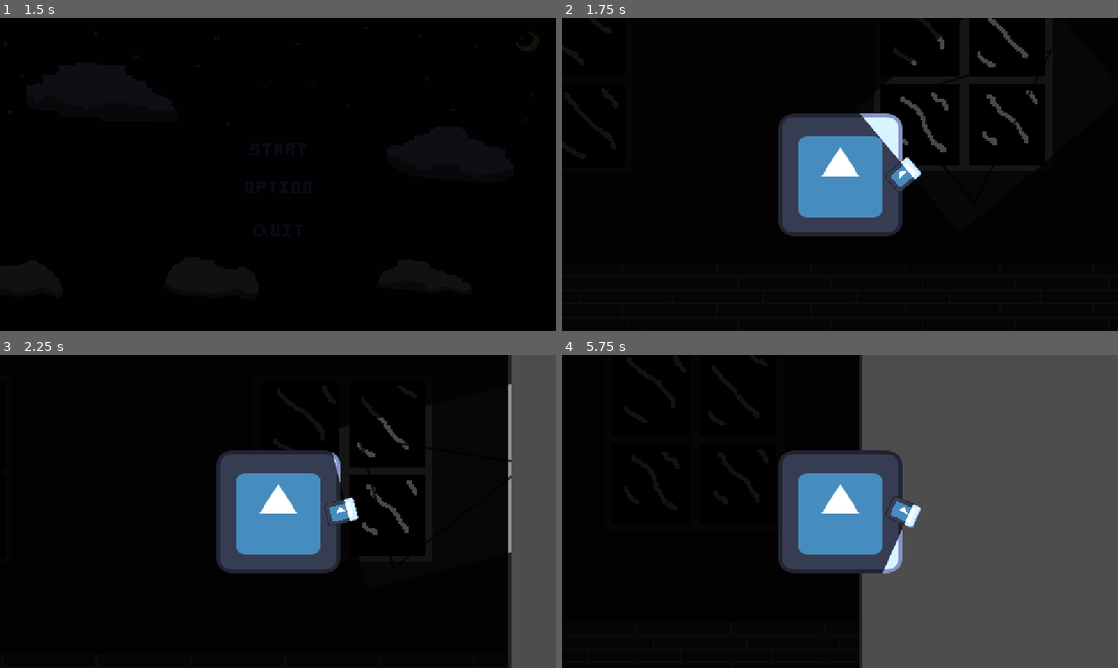
Above: before the commit, frames 1-4 (two rows, left to right).
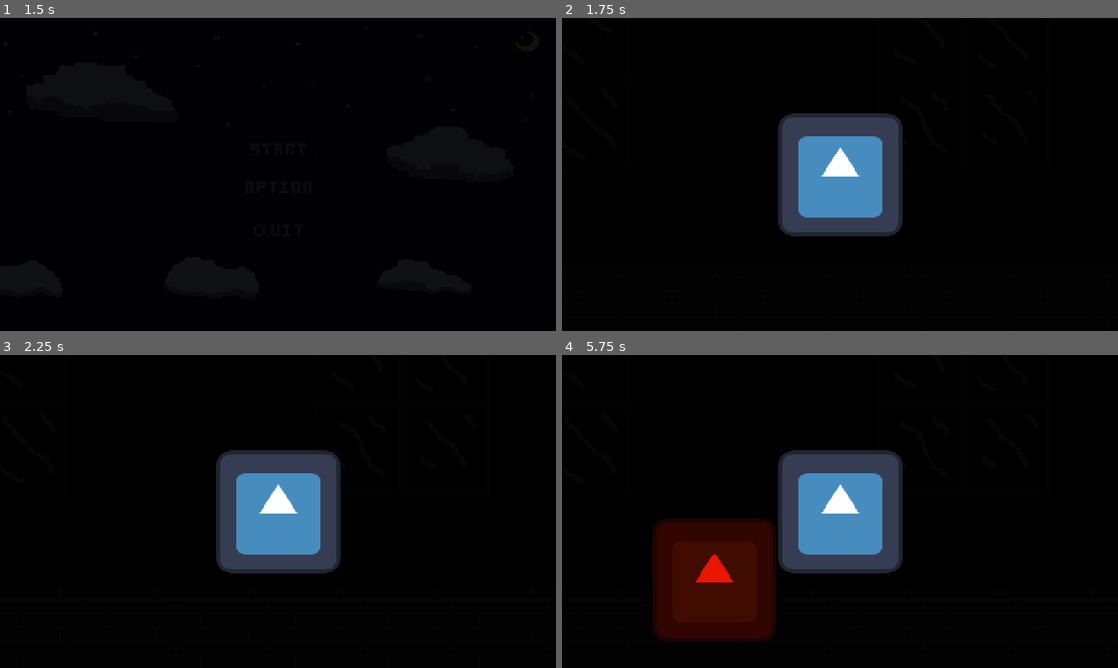
Above: after the commit, the same moments.

Repository: Menamejeff34/GameJam1
Game: Godot game, scene res://Scenes/TitleScreen/TitleScreen.tscn
The game is run twice, just before and just after one commit, with the same random seed, the same clock (stepped at 60 frames per second) and the same inputs. The engine's default icon, where the game draws it, is replaced by a stand-in: a white triangle on a blue panel in a dark square.
Inputs (mouse positions are in pixels of both pictures, inside the frame that each line leads up to):
- Up to frame 1 (1.5 s): click (278, 149) at 0.5 s; click (278, 149) at 1.25 s
- Up to frame 2 (1.75 s): no input
- Up to frame 3 (2.25 s): tap Enter (ui_accept) at 2, 2.1 s; move the mouse to (400, 495) at 2.02 s; hold Right (ui_right) from 2.03 s (still down); click (400, 495) at 2.17 s
- Up to frame 4 (5.75 s): tap Enter (ui_accept) at 2.27, 2.57, 3.8, 5, 5.27, 5.3, 5.57 s; release Right (ui_right) at 2.75 s; drag from (728, 527) to (812, 574) at 2.77 s; move the mouse to (895, 442) at 3.52 s; hold Left (ui_left) 3.53-4.25 s; tap U at 3.6 s; drag from (812, 574) to (673, 464) at 4.27 s; move the mouse to (1006, 558) at 5.02 s; hold Right (ui_right) from 5.03 s (still down); tap Tab at 5.1 s

Frame 1 is identical in both runs. In frame 2, 1.7% of the frame differs, in the area x 53-86%, y 0-56%; in frame 3, 9.4%; in frame 4, 52%, in the area x 16-100%, y 0-100%.

Commit message:
flashlight can now be picked up

Diff:
--- a/nsjs/Autoloads/utility.gd
+++ b/nsjs/Autoloads/utility.gd
@@ -1,6 +1,4 @@
 extends Node
 
 var player_pos := Vector2(0,0)
-
-func _process(delta: float) -> void:
-	pass
+var player_has_flashlight = false
--- a/nsjs/Scenes/DebugRoom/debug_room.tscn
+++ b/nsjs/Scenes/DebugRoom/debug_room.tscn
@@ -1,8 +1,9 @@
-[gd_scene load_steps=6 format=3 uid="uid://cb2m5ea70g1sg"]
+[gd_scene load_steps=7 format=3 uid="uid://cb2m5ea70g1sg"]
 
 [ext_resource type="PackedScene" uid="uid://b5fouvn82sc3f" path="res://Scenes/Enemies/enemy_1_test.tscn" id="1_8lsky"]
 [ext_resource type="Texture2D" uid="uid://cwqwqpjig2o1w" path="res://Scenes/DebugRoom/debugRoomSprite.png" id="1_otl0v"]
 [ext_resource type="PackedScene" uid="uid://6q2jgpy6xauq" path="res://Scenes/Player/player.tscn" id="3_otl0v"]
+[ext_resource type="PackedScene" uid="uid://h0qqv86w856c" path="res://Scenes/Items/FlashLight/flashlight.tscn" id="4_ct5aw"]
 
 [sub_resource type="RectangleShape2D" id="RectangleShape2D_8lsky"]
 size = Vector2(129, 113)
@@ -13,12 +14,12 @@
 [node name="DebugRoom" type="Node2D"]
 
 [node name="DebugRoomSprite" type="Sprite2D" parent="."]
-modulate = Color(0.217701, 0.217701, 0.217701, 1)
+modulate = Color(0.0768359, 0.0768358, 0.0768357, 1)
 position = Vector2(-284, -256)
 texture = ExtResource("1_otl0v")
 
 [node name="DebugRoomSprite2" type="Sprite2D" parent="."]
-modulate = Color(0.224905, 0.224905, 0.224905, 1)
+modulate = Color(0.078815, 0.078815, 0.078815, 1)
 position = Vector2(511, -256)
 texture = ExtResource("1_otl0v")
 
@@ -56,3 +57,6 @@
 
 [node name="Camera2D" type="Camera2D" parent="Player"]
 zoom = Vector2(2, 2)
+
+[node name="flashlight" parent="." instance=ExtResource("4_ct5aw")]
+position = Vector2(1109, -81)
--- a/nsjs/Scenes/Enemies/enemy_1_test.gd
+++ b/nsjs/Scenes/Enemies/enemy_1_test.gd
@@ -47,5 +47,4 @@
 
 	velocity.x = direction * SPEED * 1.1
 
-	#the plan for this function is to uses an autoload to find the players position
-	#and have the enemy run at them
+	#the plan is to have a bool variable check to know if the player is hiding
--- a/nsjs/Scenes/Enemies/enemy_1_test.tscn
+++ b/nsjs/Scenes/Enemies/enemy_1_test.tscn
@@ -8,6 +8,8 @@
 height = 206.0
 
 [node name="Enemy1Test" type="CharacterBody2D"]
+collision_layer = 2
+collision_mask = 2
 script = ExtResource("1_51jp5")
 
 [node name="Sprite2D" type="Sprite2D" parent="."]
--- /dev/null
+++ b/nsjs/Scenes/Items/FlashLight/flashlight.gd
@@ -0,0 +1,11 @@
+extends Area2D
+
+@onready var sfx: AudioStreamPlayer2D = $SFX
+
+
+func _on_body_entered(body: Node2D) -> void:
+	sfx.play()
+	var timer = get_tree().create_timer(0.4)
+	await timer.timeout
+	Utility.player_has_flashlight = true
+	get_tree().queue_delete(self)
--- /dev/null
+++ b/nsjs/Scenes/Items/FlashLight/flashlight.tscn
@@ -0,0 +1,27 @@
+[gd_scene load_steps=5 format=3 uid="uid://h0qqv86w856c"]
+
+[ext_resource type="Script" uid="uid://dj2qby0iicrqd" path="res://Scenes/Items/FlashLight/flashlight.gd" id="1_b31kw"]
+[ext_resource type="Texture2D" uid="uid://bcddwwj3gs74j" path="res://icon.svg" id="2_unjb7"]
+[ext_resource type="AudioStream" uid="uid://d5rpq2oth605" path="res://Scenes/Items/FlashLight/flashlightpickup.mp3" id="3_ig86o"]
+
+[sub_resource type="CircleShape2D" id="CircleShape2D_tt5pm"]
+radius = 61.0737
+
+[node name="flashlight" type="Area2D"]
+collision_layer = 128
+collision_mask = 128
+script = ExtResource("1_b31kw")
+
+[node name="Sprite" type="Sprite2D" parent="."]
+position = Vector2(2, -2)
+scale = Vector2(0.855469, 0.767578)
+texture = ExtResource("2_unjb7")
+
+[node name="CollisionShape2D" type="CollisionShape2D" parent="."]
+shape = SubResource("CircleShape2D_tt5pm")
+
+[node name="SFX" type="AudioStreamPlayer2D" parent="."]
+stream = ExtResource("3_ig86o")
+bus = &"SFX"
+
+[connection signal="body_entered" from="." to="." method="_on_body_entered"]
--- a/nsjs/Scenes/Player/player.gd
+++ b/nsjs/Scenes/Player/player.gd
@@ -7,22 +7,25 @@
 const SPEED = 300.0
 const JUMP_VELOCITY = -400.0
 var direction := 0
+
+
 func _ready() -> void:
 	Utility.player_pos = position
 
 func _physics_process(delta: float) -> void:
 	spriteDirection()
-	flashlight()
+	if Utility.player_has_flashlight:
+		flashlight()
 	# Needed to allow other nodes to know the player's position
 	Utility.player_pos = position
 
 	if not is_on_floor():
 		velocity += get_gravity() * delta
 
-	if Input.is_action_just_pressed("ui_accept") and is_on_floor():
+	if Input.is_action_just_pressed("Jump") and is_on_floor():
 		velocity.y = JUMP_VELOCITY
 
-	direction = Input.get_axis("ui_left", "ui_right")
+	direction = Input.get_axis("Left", "Right")
 	if direction:
 		velocity.x = direction * SPEED
 	else:
@@ -38,6 +41,7 @@
 		sprite.flip_h = true
 
 func flashlight():
+	flash_sprite.visible = true
 	flash_sprite.look_at(get_global_mouse_position())
 	if sprite.flip_h == false:
 		flash_sprite.position.x = sprite.position.x + 65
--- a/nsjs/Scenes/Player/player.tscn
+++ b/nsjs/Scenes/Player/player.tscn
@@ -33,6 +33,7 @@
 shape = SubResource("CapsuleShape2D_a3d8c")
 
 [node name="FlashSprite" type="Sprite2D" parent="."]
+visible = false
 position = Vector2(63, 3.8147e-06)
 scale = Vector2(0.25, 0.1875)
 texture = ExtResource("1_uvnfx")
@@ -40,7 +41,7 @@
 [node name="flashlight" type="PointLight2D" parent="FlashSprite"]
 position = Vector2(340, -2.03451e-05)
 rotation = 1.5708
-energy = 3.0
+energy = 7.0
 shadow_enabled = true
 texture = ExtResource("3_xpcdj")
 offset = Vector2(0, -135)
--- /dev/null
+++ b/nsjs/default_bus_layout.tres
@@ -0,0 +1,9 @@
+[gd_resource type="AudioBusLayout" format=3 uid="uid://bsdsah0ql0di0"]
+
+[resource]
+bus/1/name = &"SFX"
+bus/1/solo = false
+bus/1/mute = false
+bus/1/bypass_fx = false
+bus/1/volume_db = 0.0
+bus/1/send = &"Master"
--- a/nsjs/project.godot
+++ b/nsjs/project.godot
@@ -28,6 +28,24 @@
 
 enabled=PackedStringArray("res://addons/script-ide/plugin.cfg")
 
+[input]
+
+Right={
+"deadzone": 0.2,
+"events": [Object(InputEventKey,"resource_local_to_scene":false,"resource_name":"","device":-1,"window_id":0,"alt_pressed":false,"shift_pressed":false,"ctrl_pressed":false,"meta_pressed":false,"pressed":false,"keycode":0,"physical_keycode":68,"key_label":0,"unicode":100,"location":0,"echo":false,"script":null)
+]
+}
+Left={
+"deadzone": 0.2,
+"events": [Object(InputEventKey,"resource_local_to_scene":false,"resource_name":"","device":-1,"window_id":0,"alt_pressed":false,"shift_pressed":false,"ctrl_pressed":false,"meta_pressed":false,"pressed":false,"keycode":0,"physical_keycode":65,"key_label":0,"unicode":97,"location":0,"echo":false,"script":null)
+]
+}
+Jump={
+"deadzone": 0.2,
+"events": [Object(InputEventKey,"resource_local_to_scene":false,"resource_name":"","device":-1,"window_id":0,"alt_pressed":false,"shift_pressed":false,"ctrl_pressed":false,"meta_pressed":false,"pressed":false,"keycode":0,"physical_keycode":32,"key_label":0,"unicode":32,"location":0,"echo":false,"script":null)
+]
+}
+
 [rendering]
 
 textures/canvas_textures/default_texture_filter=0
Not shown, added: nsjs/Scenes/Items/FlashLight/flashlight.gd.uid
Not shown, added: nsjs/Scenes/Items/FlashLight/flashlightpickup.mp3.import
Not shown, added: nsjs/Scenes/Items/FlashLight/flashlightpickup.mp3
